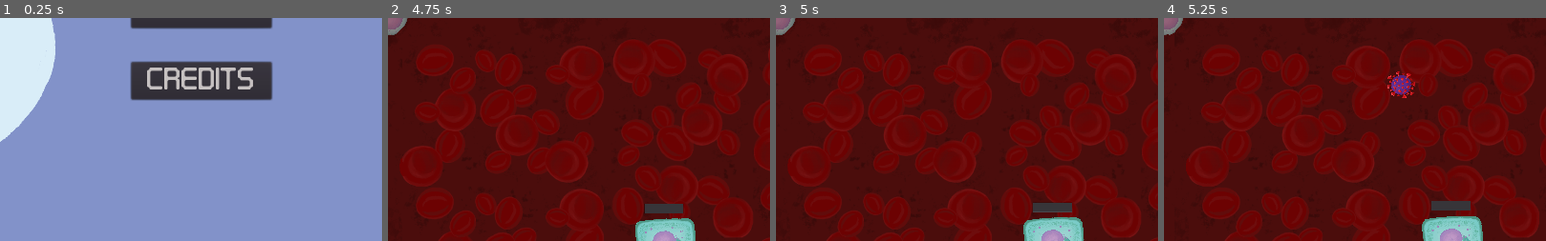
Above: before the commit, frames 1-4 (left to right).
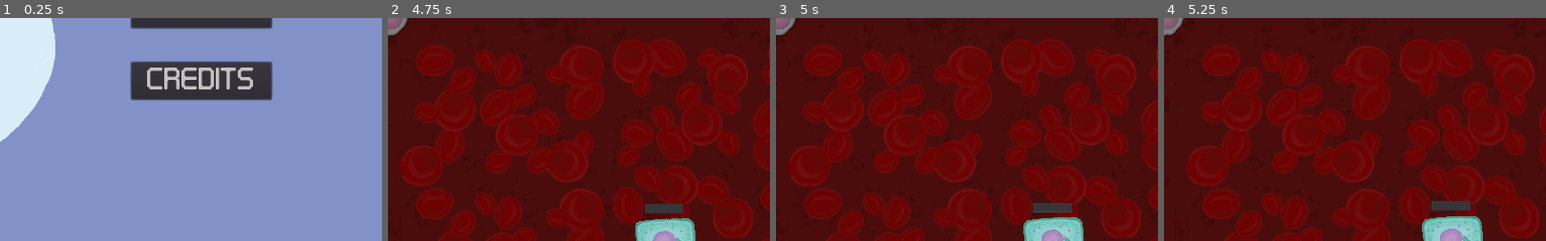
Above: after the commit, the same moments.

Repository: jrogers-vassar/Lymphoblast
Game: Godot game, scene res://MainMenu.tscn
Same seed, same stepped clock (60 frames per second), same inputs: the game is played once before the commit and once after it.
Inputs (mouse positions are % of the whole screen's width and height, from its top left):
- Up to frame 1 (0.25 s): no input
- Up to frame 2 (4.75 s): click "play" at 0.5 s; tap Enter at 1.25, 1.35, 2.1, 2.85, 3.6 s; move the mouse to (72, 45) at 1.27 s; hold Right (ui_right) 1.28-2.03 s; click (72, 45) at 1.42 s; move the mouse to (30, 55) at 2.02 s; hold Down (ui_down) 2.03-2.78 s; click (30, 55) at 2.17 s; move the mouse to (60, 28) at 2.77 s; hold Right (ui_right) 2.78-3.53 s; click (60, 28) at 2.92 s; move the mouse to (45, 70) at 3.52 s; hold Up (ui_up) 3.53-4.25 s; click (45, 70) at 3.67 s; click "no way" at 4.25 s
- Up to frame 3 (5 s): no input
- Up to frame 4 (5.25 s): move the mouse to (80, 65) at 5.02 s; hold Left (ui_left) from 5.03 s (still down); tap Enter at 5.1 s; click (80, 65) at 5.17 s
The pictures show only the part of the screen within x 50-100%, y 50-100%; the shares and areas given below are measured in that part.

Frames 1-3 are identical in both runs. In frame 4, 0.5% of the frame differs, in the area x 58-66%, y 23-36%.

Commit message:
updates, exe file added

Diff:
--- a/HUD.tscn
+++ b/HUD.tscn
@@ -39,6 +39,22 @@
 "values": [ Color( 1, 1, 1, 0 ), Color( 1, 1, 1, 1 ) ]
 }
 
+[sub_resource type="Animation" id=3]
+resource_name = "GoodJobFadeIn"
+length = 4.0
+tracks/0/type = "value"
+tracks/0/path = NodePath("GoodJobLabel:modulate")
+tracks/0/interp = 1
+tracks/0/loop_wrap = true
+tracks/0/imported = false
+tracks/0/enabled = true
+tracks/0/keys = {
+"times": PoolRealArray( 0, 1, 3 ),
+"transitions": PoolRealArray( 1, 1, 1 ),
+"update": 0,
+"values": [ Color( 1, 1, 1, 0 ), Color( 1, 1, 1, 1 ), Color( 1, 1, 1, 0 ) ]
+}
+
 [node name="HUD" type="CanvasLayer"]
 scale = Vector2( 0.75, 0.75 )
 transform = Transform2D( 0.75, 0, 0, 0.75, 0, 0 )
@@ -196,6 +212,25 @@
 "_edit_use_anchors_": false
 }
 
+[node name="GoodJobLabel" type="Label" parent="."]
+modulate = Color( 1, 1, 1, 0 )
+anchor_left = 0.5
+anchor_right = 0.5
+margin_left = 16.4452
+margin_top = 543.881
+margin_right = 323.445
+margin_bottom = 775.881
+custom_fonts/font = ExtResource( 5 )
+text = "covid was not contracted in this encounter
+
+good job"
+align = 1
+valign = 1
+autowrap = true
+__meta__ = {
+"_edit_use_anchors_": false
+}
+
 [node name="GameOverLabel" type="Label" parent="."]
 modulate = Color( 1, 1, 1, 0 )
 anchor_left = 0.165354
@@ -227,4 +262,5 @@
 [node name="AnimationPlayer" type="AnimationPlayer" parent="."]
 anims/Complete = SubResource( 1 )
 anims/FadeIn = SubResource( 2 )
+anims/GoodJobFadeIn = SubResource( 3 )
 [connection signal="animation_finished" from="AnimationPlayer" to="." method="_on_AnimationPlayer_animation_finished"]
--- a/MainMenu.gd
+++ b/MainMenu.gd
@@ -15,10 +15,10 @@
 	pass # Replace with function body.
 
 
-# Called every frame. 'delta' is the elapsed time since the previous frame.
-#func _process(delta):
-#	pass
-
+func _input(event):
+	if event is InputEventKey:
+		if event.pressed and event.scancode == KEY_ESCAPE:
+			get_tree().quit()
 
 func _on_CreditsButton_pressed():
 	play.hide()
--- a/Phagocyte.gd
+++ b/Phagocyte.gd
@@ -26,7 +26,7 @@
 
 
 		if global_position.distance_to(target.global_position) < 5 and !engulfing:
-			var list_of_enemies = eating_area.get_overlapping_bodies()
+			var _list_of_enemies = eating_area.get_overlapping_bodies()
 			emit_signal("eating", target)
 			engulfing = true
 	else:
@@ -45,5 +45,5 @@
 	var y = rand_range(-1400, 1400)
 	random_point = Vector2(x, y)
 
-func _on_Hitbox_body_entered(body):
+func _on_Hitbox_body_entered(_body):
 	pass
--- a/World.gd
+++ b/World.gd
@@ -70,11 +70,6 @@
 	if event is InputEventKey:
 		if event.pressed and event.scancode == KEY_ESCAPE:
 			get_tree().quit()
-		if event.pressed and event.scancode == KEY_ENTER:
-			var c = covid.instance()
-			c.global_position = get_global_mouse_position()
-			add_child(c)
-			c.target = $TargetCell
 
 func _assign_Phagocyte():
 	var shortest = null
@@ -105,6 +100,7 @@
 	covids_list.erase(body)
 	enemies_defeated += 1
 	if enemies_defeated == enemies_total:
+		hud.animationplayer.play("GoodJobFadeIn")
 		wave_number += 1
 		enemies_defeated = 0
 # warning-ignore:narrowing_conversion
@@ -179,6 +175,7 @@
 		$GameOverTimer.start()
 	for cov in covids_list:
 		if cov.target == body:
+# warning-ignore:standalone_expression
 			cov.target == null
 		if cov.target == null:
 			cov.target = _pick_random_cell()
@@ -187,4 +184,5 @@
 
 
 func _on_GameOverTimer_timeout():
+# warning-ignore:return_value_discarded
 	get_tree().change_scene("res://MainMenu.tscn")
Not shown: 1 places in HUD.tscn that only renumber resources
Not shown, added: export_presets.cfg
Not shown, added: Lymphoblast.exe
Not shown, added: Lymphoblast.pck
